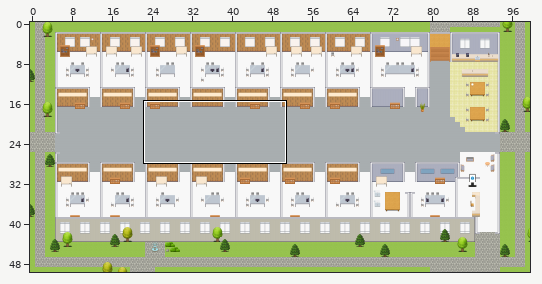
An edit to a level. Tiled map (JSON), maps/Infrastructure-Platform.tmj. Above, an overview of the earlier version with the close-up marked.
Close-up. Old version:
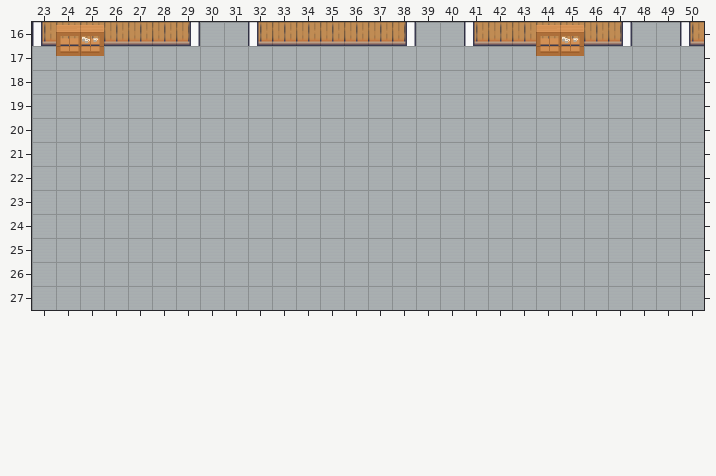
Cells are 32x32 px. Shown: x 23..50, y 16..27. The commit also changed other parts of the map, which this record leaves out.
Now the later version:
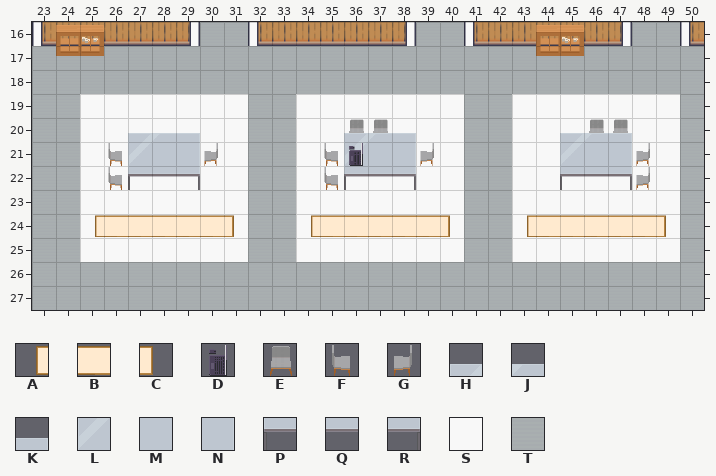
Key: from "Decoration": A 49, B 50, C 51; from "Misc": D 25; from "Seats": E 117, F 119, G 120; from "Tables": H 5, J 6, K 7, L 15, M 16, N 17, P 25, Q 26, R 27; from "room2": S 66, T 216.
_ is an empty cell, # one hidden under a higher layer.
Change:
Layer "floors":
y 19..20: x 25..31 TTTTTTT -> SSSSSSS; x 34..40 TTTTTTT -> SSSSSSS; x 43..49 TTTTTTT -> SSSSSSS
y 21: x 25..31 TTTTTTT -> SS###SS; x 34..40 TTTTTTT -> SS###SS; x 43..49 TTTTTTT -> SS###SS
y 22..25: x 25..31 TTTTTTT -> SSSSSSS; x 34..40 TTTTTTT -> SSSSSSS; x 43..49 TTTTTTT -> SSSSSSS
Layer "seats":
y 20: x 36..37 __ -> EE; x 46..47 __ -> EE
y 21: x 26 _ -> F; x 30 _ -> G; x 35 _ -> F; x 39 _ -> G; x 48 _ -> G
y 22: x 26 _ -> F; x 35 _ -> F; x 48 _ -> G
Layer "decor":
y 20: x 27..29 ___ -> HJK; x 36..38 ___ -> HJK; x 45..47 ___ -> HJK
y 21: x 27..29 ___ -> LMN; x 36..38 ___ -> LMN; x 45..47 ___ -> LMN
y 22: x 27..29 ___ -> PQR; x 36..38 ___ -> PQR; x 45..47 ___ -> PQR
y 24: x 25..31 _______ -> ABBBBBC; x 34..40 _______ -> ABBBBBC; x 43..49 _______ -> ABBBBBC
Layer "tech":
y 21: x 36 _ -> D
